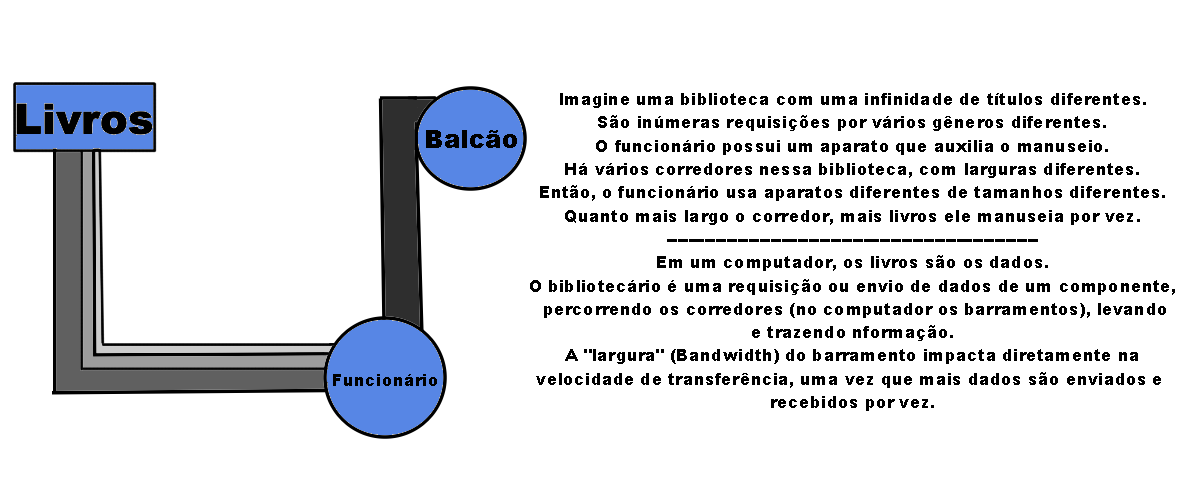
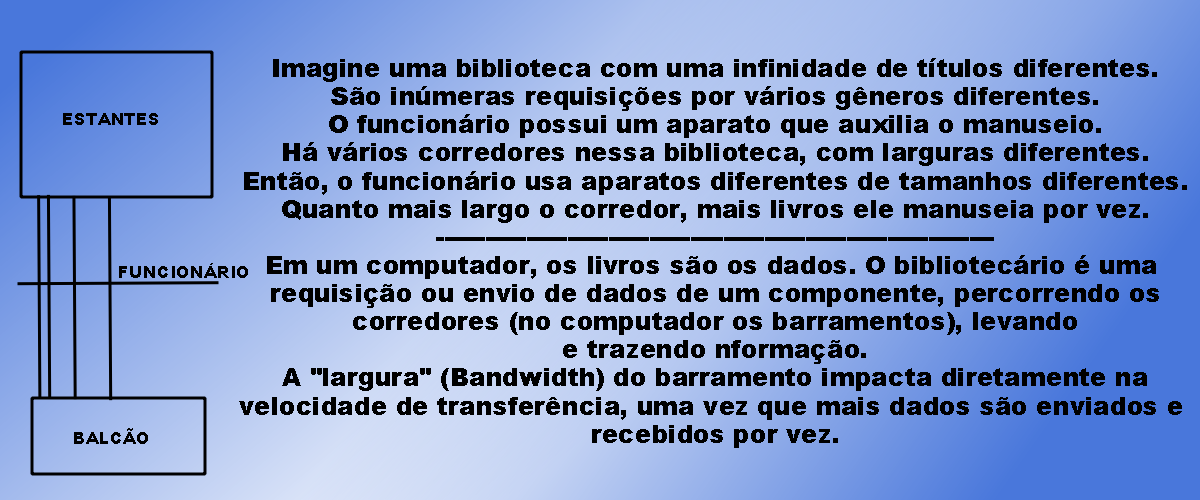
The second (1200, 500) image is a revision of the first. Changes to its layers:
painted on "Layer 5 Merged" over [0, 0, 1200, 500]
